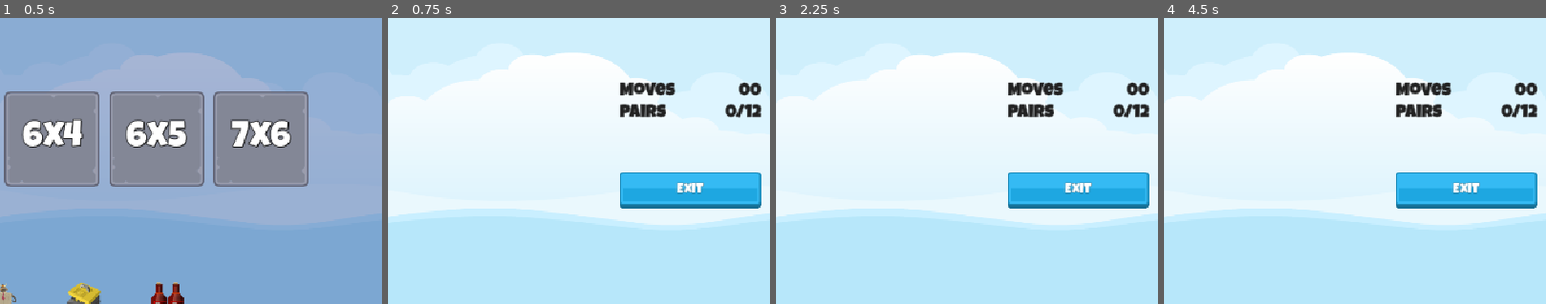
Above: before the commit, frames 1-4 (left to right).
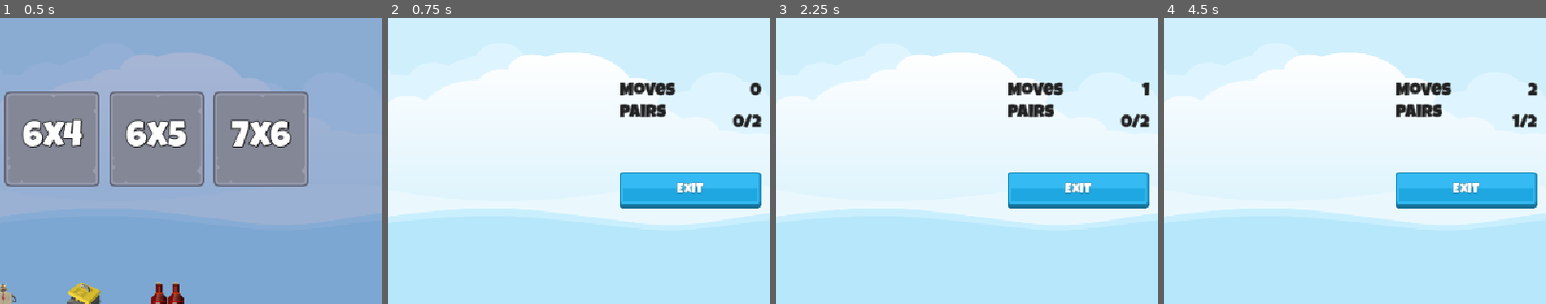
Above: after the commit, the same moments.

Repository: Sanaubia/MemoryMadness
Game: Godot game, scene res://Scenes/Master/Master.tscn
Two runs of this game, one before a commit and one after it. Both use one fixed random seed, a clock stepped at 60 frames per second and the inputs below.
Inputs (mouse positions are % of the whole screen's width and height, from its top left):
- Up to frame 1 (0.5 s): no input
- Up to frame 2 (0.75 s): click "2x2" at 0.5 s
- Up to frame 3 (2.25 s): click (35, 44) at 1.25 s; click (44, 44) at 2.02 s
- Up to frame 4 (4.5 s): click (35, 56) at 2.77 s; click (44, 56) at 3.52 s; click (35, 44) at 4.25 s
The pictures show only the part of the screen within x 50-100%, y 28-78%; the shares and areas given below are measured in that part.

Frame 1 is identical in both runs. In frame 2, 0.7% of the frame differs, in the area x 88-98%, y 22-39%; in frame 3, 0.8%; in frame 4, 0.7%.

Commit message:
Game UI label update

Diff:
--- a/Scenes/Game/Game.gd
+++ b/Scenes/Game/Game.gd
@@ -5,6 +5,8 @@
 @onready var tile_grid: GridContainer = $HBoxContainer/TileGrid
 @onready var audio_stream_player: AudioStreamPlayer = $AudioStreamPlayer
 @onready var scorer: Scorer = $Scorer
+@onready var moves_label: Label = $HBoxContainer/MarginContainer/VBoxContainer/HBoxContainer/MovesLabel
+@onready var pairs_label: Label = $HBoxContainer/MarginContainer/VBoxContainer/HBoxContainer2/PairsLabel
 
 
 # Called when the node enters the scene tree for the first time.
@@ -13,6 +15,10 @@
 
 func _enter_tree() -> void:
 	SignalHub.on_level_selected.connect(on_level_selected)
+
+func _process(delta: float) -> void:
+	moves_label.text = scorer.get_moves_made_str()
+	pairs_label.text = scorer.get_pairs_made_str()
 
 func add_memory_tile(image: Texture2D, frame: Texture2D) -> void:
 	var mt: MemoryTile = MEMORY_TILE.instantiate()
--- a/Scenes/Scorer/Scorer.gd
+++ b/Scenes/Scorer/Scorer.gd
@@ -15,6 +15,12 @@
 func _enter_tree() -> void:
 	SignalHub.on_tile_selected.connect(on_tile_selected)
 	SignalHub.on_game_exit_pressed.connect(on_game_exit_pressed)
+
+func get_moves_made_str() -> String:
+	return str(_moves_made)
+
+func get_pairs_made_str() -> String:
+		return "%d/%d" % [_pairs_made, _target_pairs]
 
 func clear_new_game(target_pairs: int) -> void:
 	_selections.clear()
